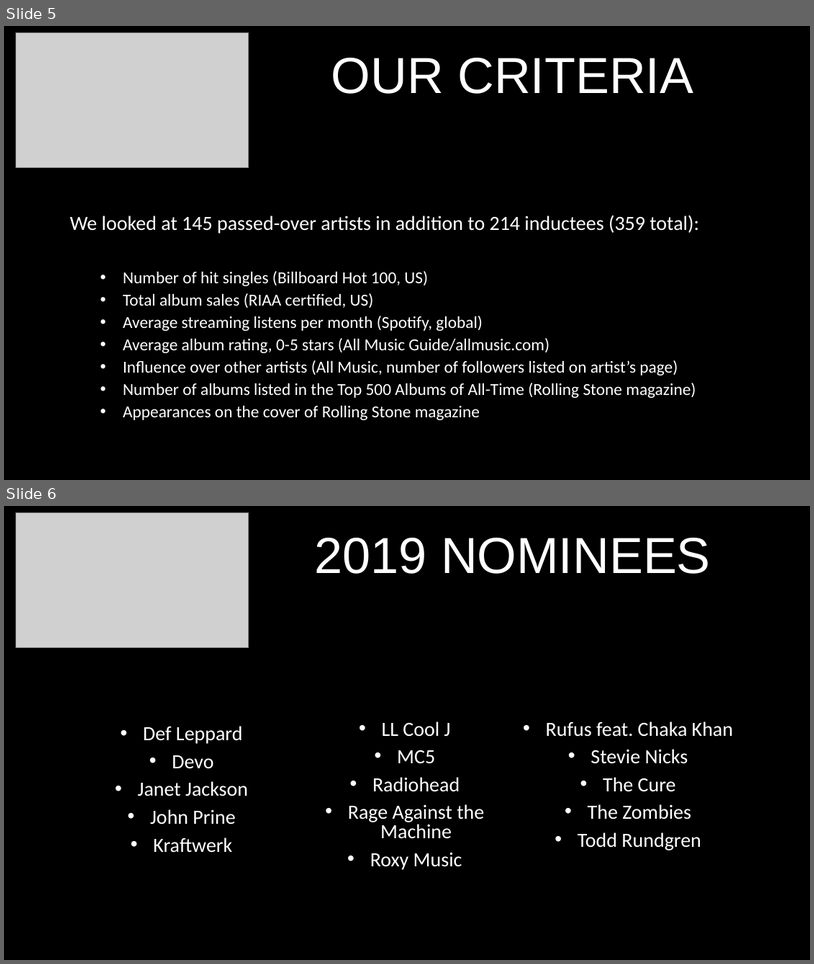
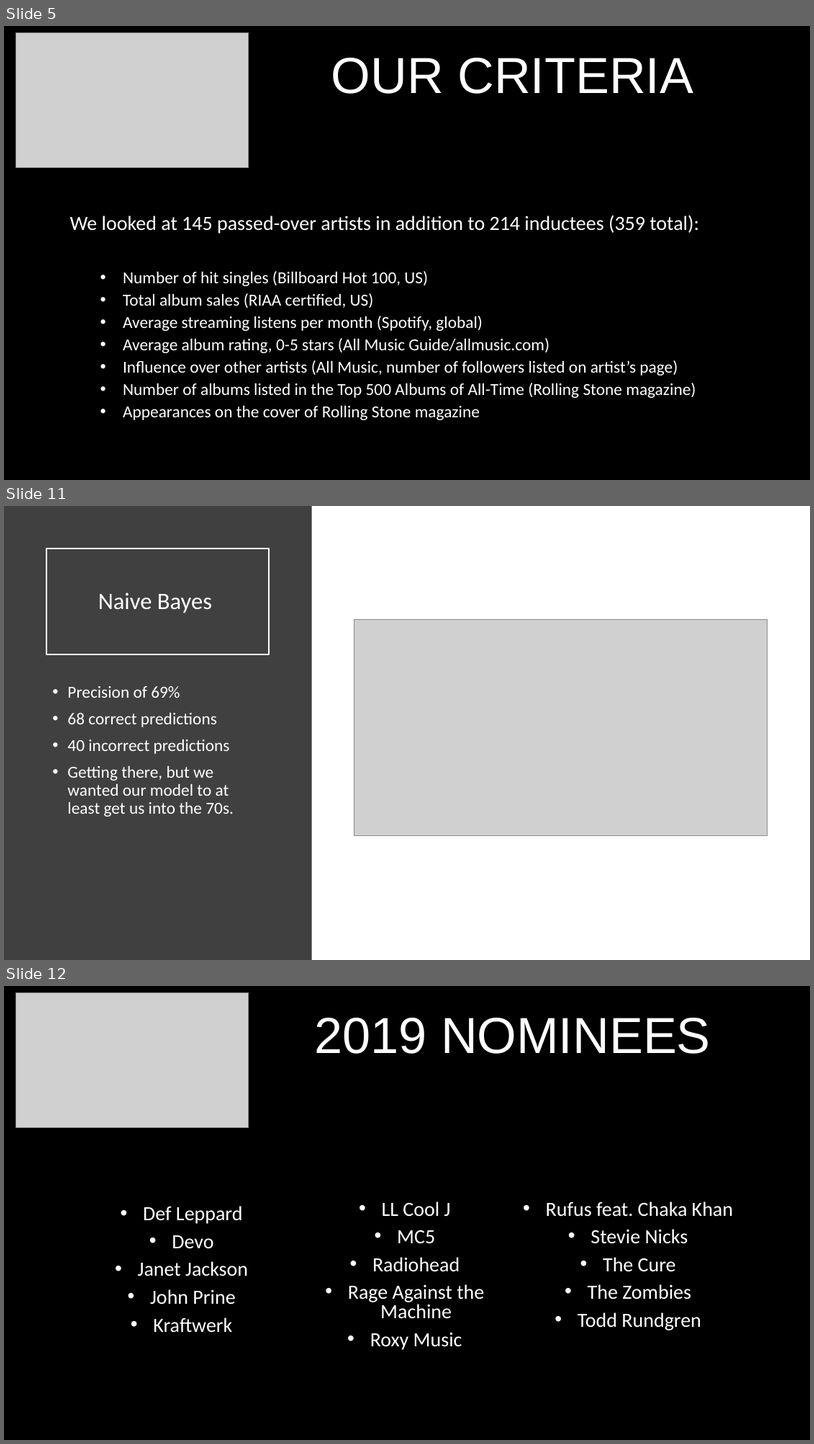
Before and after one commit to mborenstein128/Rock_Hall, a slide deck: RockHall.pptx. Shown one above the other, each under a label of ours: slides 5 and 6 before the commit, slides 5, 11 and 12 after it; the slides between them are not shown. The pictures are 814x964 and 814x1444 pixels, drawn with LibreOffice and Linux fonts; fonts in the diff are those of the drawing; grey boxes stand for pictures. Boxes give left, top, right and bottom in pixels: in the first picture for what was removed or moved away, otherwise in the second. Text is boxed around its words. In the diff, an @@ line names an element or a change of style, - is before the commit and + after.

```diff
--- a/RockHall.pptx
+++ b/RockHall.pptx
@@ slide 11 added at box(4, 506, 810, 960), background #FFFFFF @@
@@ rectangle added at box(4, 506, 312, 960), fill #404040 @@
@@ title added at box(46, 548, 269, 654), outline #FFFFFF 1.5 pt, 28 pt, text #FFFFFF @@
+Naive Bayes
@@ picture added at box(354, 620, 768, 835) @@
@@ text added at box(67, 686, 234, 816), 20 pt, text #FFFFFF @@
+• Precision of 69%
+• 68 correct predictions
+• 40 incorrect predictions
+• Getting there, but we wanted our model to at least get us into the 70s.
@@ what was slide 6 is now slide 12 @@
```
Also in this commit, not shown: 5 other slides added, 1 other file.
